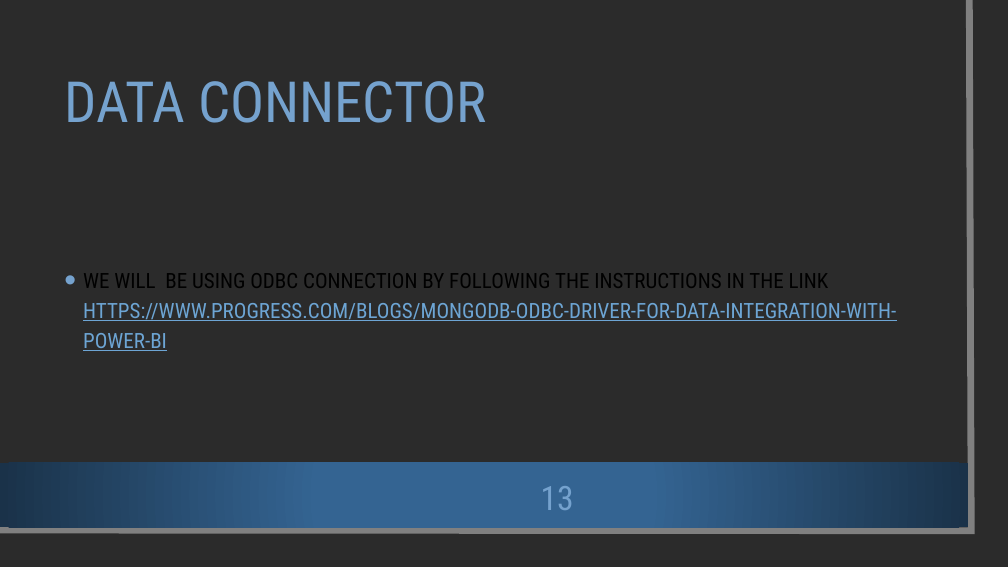
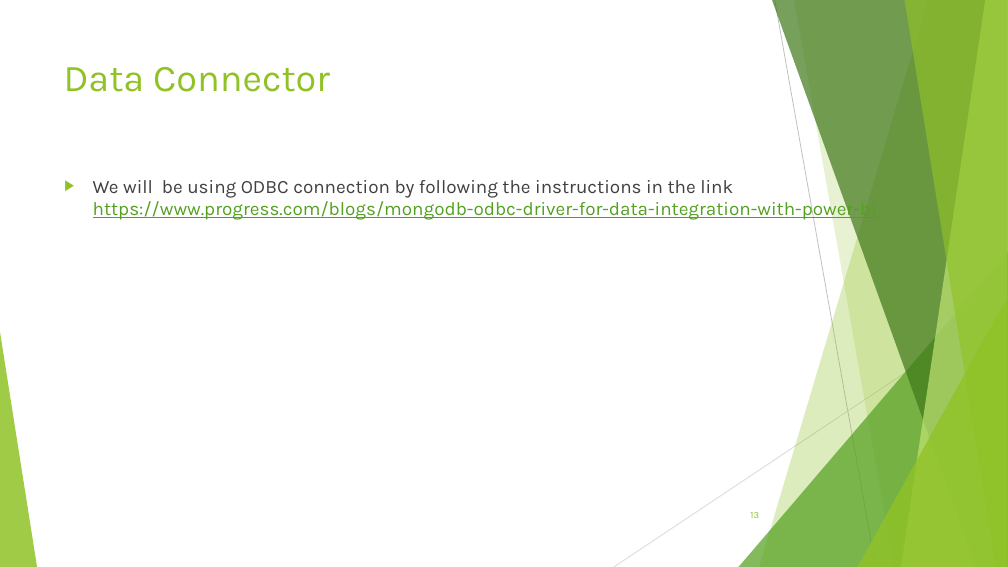
Before and after one commit to Deepthi1003/DataEncoders, a slide deck: slide 13 of Data Encoders.pptx. Drawn at 1008x567 pixels with LibreOffice and Linux fonts; fonts in the diff are those of the drawing; background and template pictures are left out; a plain dark background stands for a picture behind light text. Boxes give left, top, right and bottom in pixels: in the first picture for what was removed or moved away, otherwise in the second. Text is boxed around its words. In the diff, an @@ line names an element or a change of style, - is before the commit and + after.

Commit message:
Added commentary_analysis.ipynb and Data Encoders.pptx

```diff
--- a/Data Encoders.pptx
+++ b/Data Encoders.pptx
@@ background picture (left out) to #FFFFFF @@
@@ rectangle removed at [0,0,991,550] @@
@@ freeform shape removed at [0,0,972,531] @@
@@ title "Data Connector" at [64,67,330,92]: vertical alignment middle to top @@
@@ title at [64,67,330,92]: text changed; size 54 to 36 pt; font Roboto Condensed to Karla; text colour #75A2CE to #90C226 @@
-DATA CONNECTOR
+Data Connector
@@ text "We will be using ODBC ..." at [93,180,877,221]: vertical alignment middle to top @@
@@ text at [93,180,877,221]: text changed; size 20 to 18 pt; font Roboto Condensed to Karla; text colour #6DA5D4 to #54A021 @@
-• WE WILL BE USING ODBC CONNECTION BY FOLLOWING THE INSTRUCTIONS IN THE LINK HTTPS://WWW.PROGRESS.COM/BLOGS/MONGODB-ODBC-DRIVER-FOR-DATA-INTEGRATION-WITH-POWER-BI
+▶ We will be using ODBC connection by following the instructions in the link https://www.progress.com/blogs/mongodb-odbc-driver-for-data-integration-with-power-bi
@@ group added at [0,0,1008,567]: 5 freeform shapes, 3 triangles, 2 lines @@
@@ rectangle removed at [0,463,968,527] @@
@@ page number: place and size @@
-page number at [541,486,574,510]
+page number at [750,512,759,518]
@@ page number at [750,512,759,518]: size 32 to 9 pt, font Roboto Condensed to Karla, text colour #75A2CE to #90C226; alignment centre to right @@
```
Also in this commit, not shown: 15 other slides changed, 1 other file.
